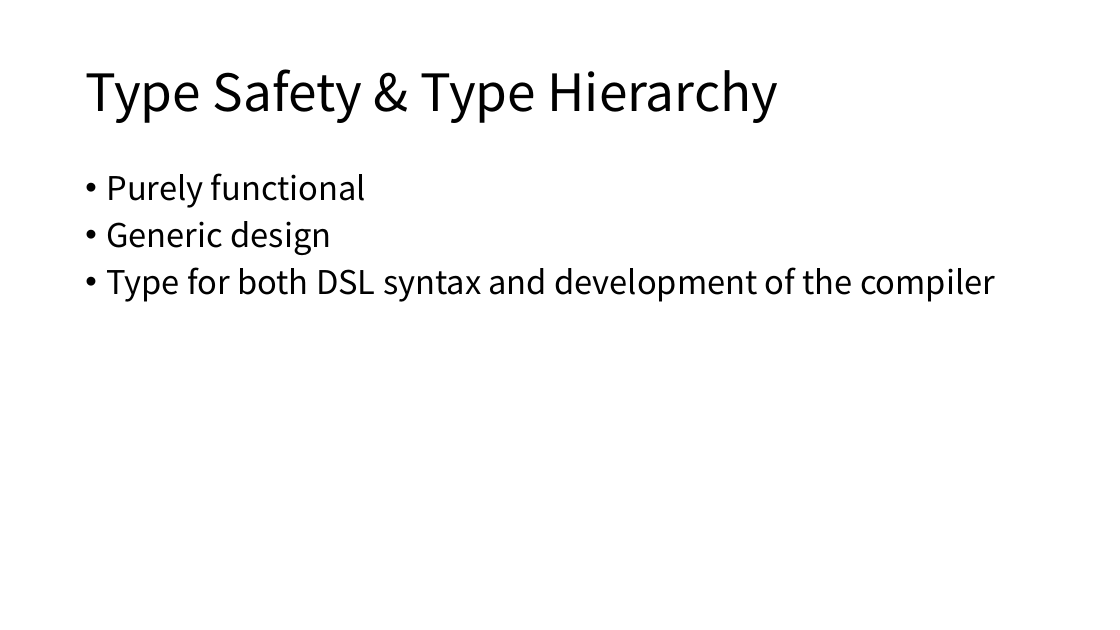
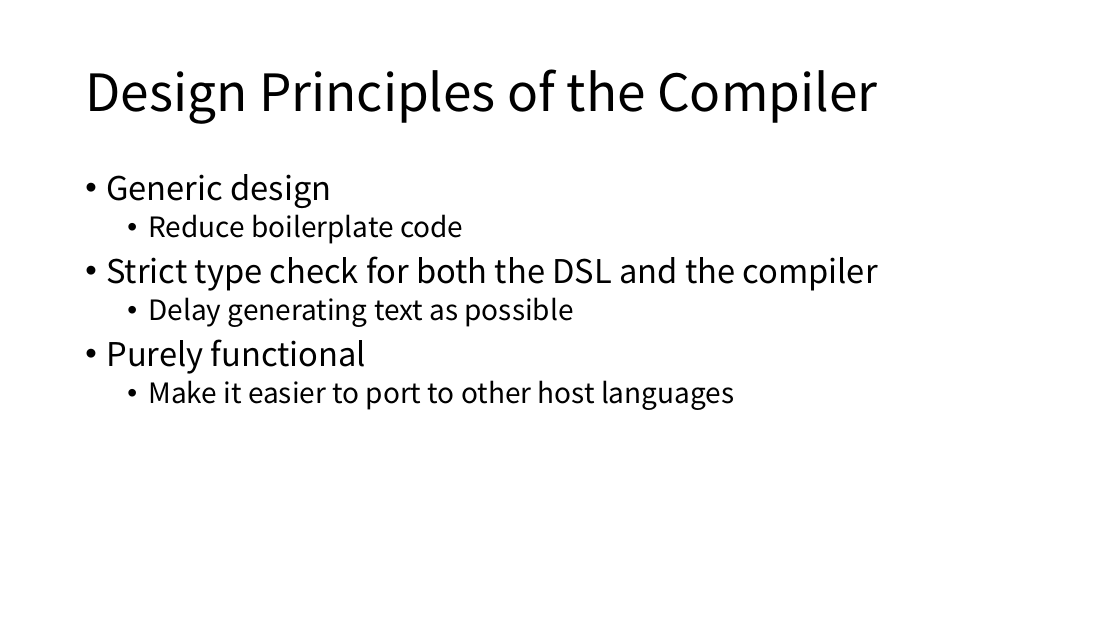
Before and after one commit to ZhenbangYou/A-Functional-Language-for-Parallel-Computing, a slide deck: slide 21 of A Functional Language for Parallel Computing.pptx (slide 8 before the commit). Drawn at 1120x630 pixels with LibreOffice and Linux fonts; fonts in the diff are those of the drawing. Boxes give left, top, right and bottom in pixels: in the first picture for what was removed or moved away, otherwise in the second. Text is boxed around its words. In the diff, an @@ line names an element or a change of style, - is before the commit and + after.

```diff
--- a/A Functional Language for Parallel Computing.pptx
+++ b/A Functional Language for Parallel Computing.pptx
@@ title at bbox=[85, 69, 877, 124]: text changed @@
-Type Safety & Type Hierarchy
+Design Principles of the Compiler
@@ text at bbox=[106, 174, 878, 327]: paragraphs added @@
+• Generic design
+  • Reduce boilerplate code
+• Strict type check for both the DSL and the compiler
+  • Delay generating text as possible
@@ text at bbox=[148, 380, 734, 410]: text changed; size 28 to 24 pt @@
-• Generic design
-• Type for both DSL syntax and development of the compiler
+  • Make it easier to port to other host languages
```
Also in this commit, not shown: 5 other slides changed, 23 slides added, 1 slide removed.
